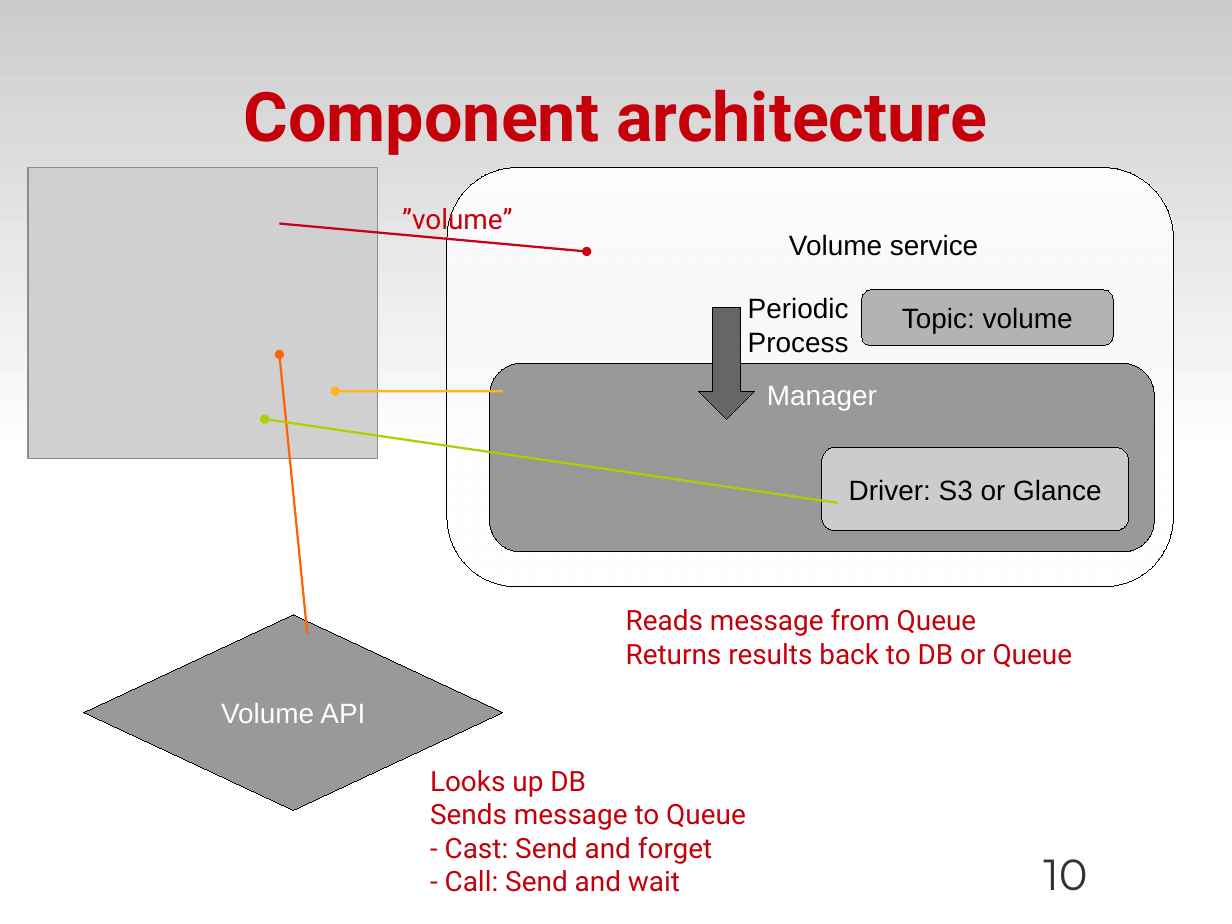
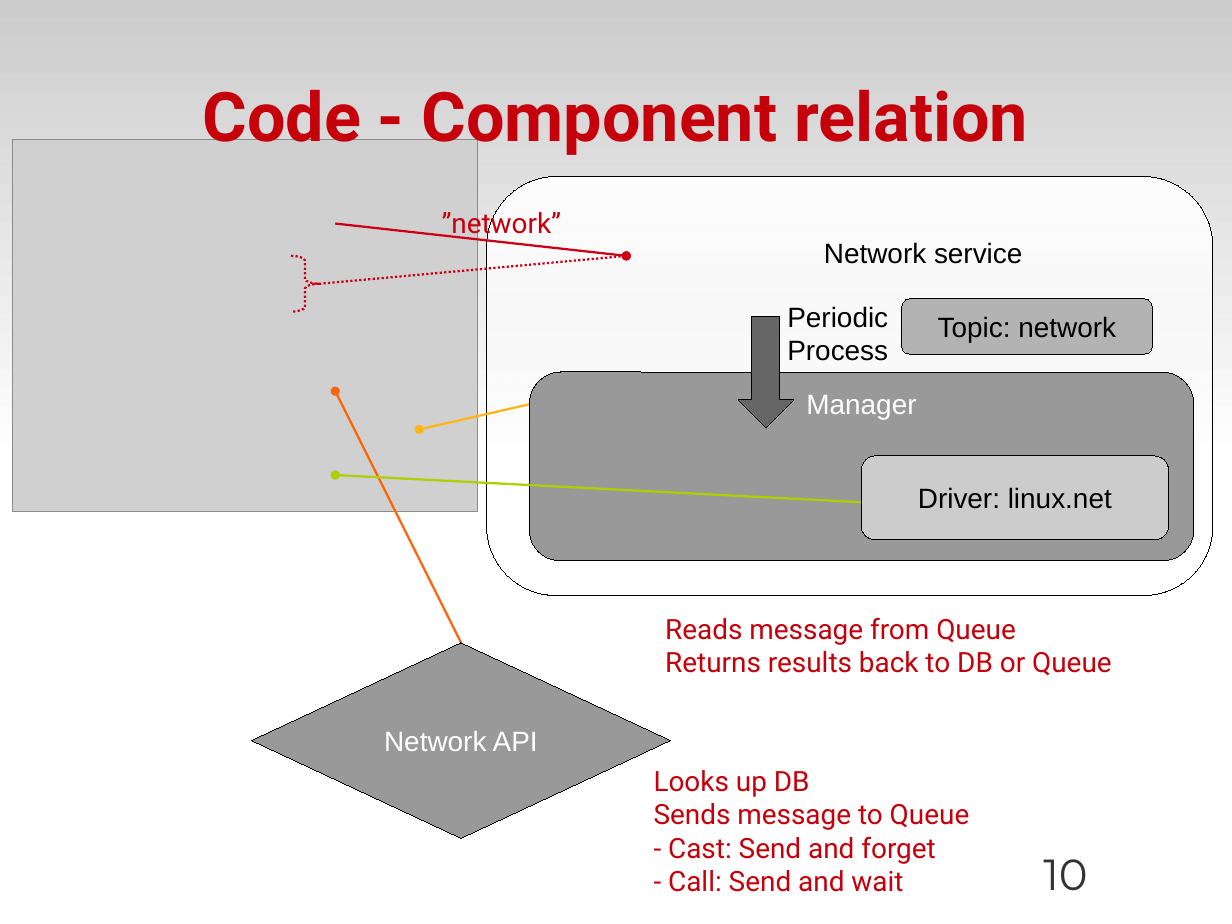
Before and after one commit to zyluo/talk-COSUG-2012, a slide deck: slide 10 of COSUG-2012.odp. Drawn at 1232x924 pixels with LibreOffice and Linux fonts; fonts in the diff are those of the drawing; grey boxes stand for pictures; background and template pictures are left out. Boxes give left, top, right and bottom in pixels: in the first picture for what was removed or moved away, otherwise in the second. Text is boxed around its words. In the diff, an @@ line names an element or a change of style, - is before the commit and + after.

```diff
--- a/COSUG-2012.odp
+++ b/COSUG-2012.odp
@@ title at bbox=[202, 89, 1028, 157]: text changed @@
-Component architecture
+Code - Component relation
@@ picture: place and size @@
-picture at bbox=[28, 168, 377, 458]
+picture at bbox=[12, 140, 478, 512]
@@ text removed at bbox=[402, 203, 512, 236] @@
-”volume”
@@ text added at bbox=[442, 207, 561, 240], 18 pt, text #C5000B @@
+”network”
@@ arrow moved from (279, 224) - (587, 252) to (335, 224) - (626, 256) @@
@@ freeform shape added at bbox=[291, 256, 319, 312], outline #C90016 1.45 pt @@
@@ arrow added from (319, 284) to (626, 256), #C90016 1.45 pt @@
@@ text in rounded rectangle at bbox=[824, 242, 1022, 264]: text changed @@
-Volume service
+Network service
@@ text in rounded rectangle at bbox=[938, 316, 1116, 342]: text changed @@
-Topic: volume
+Topic: network
@@ arrow moved from (279, 354) - (307, 634) to (335, 391) - (475, 671) @@
@@ arrow moved from (335, 391) - (503, 391) to (419, 429) - (587, 391) @@
@@ arrow moved from (265, 419) - (838, 503) to (335, 475) - (1045, 512) @@
@@ 4 rounded rectangles, 2 texts, 1 down arrow: place and size @@
-4 rounded rectangles, 2 texts, 1 down arrow at bbox=[447, 168, 1174, 667]
+4 rounded rectangles, 2 texts, 1 down arrow at bbox=[486, 177, 1213, 675]
@@ text in rounded rectangle at bbox=[918, 487, 1112, 509]: text changed @@
-Driver: S3 or Glance
+Driver: linux.net
@@ diamond "Network API": place and size @@
-diamond "Network API" at bbox=[84, 615, 503, 811]
+diamond "Network API" at bbox=[252, 643, 671, 838]
@@ text in diamond at bbox=[384, 731, 538, 751]: text changed @@
-Volume API
+Network API
@@ text "Looks up DB": place and size @@
-text "Looks up DB" at bbox=[430, 770, 746, 892]
+text "Looks up DB" at bbox=[654, 770, 970, 892]
```
Also in this commit, not shown: 7 other slides changed, 6 slides added, 2 slides removed, 1 other file.
